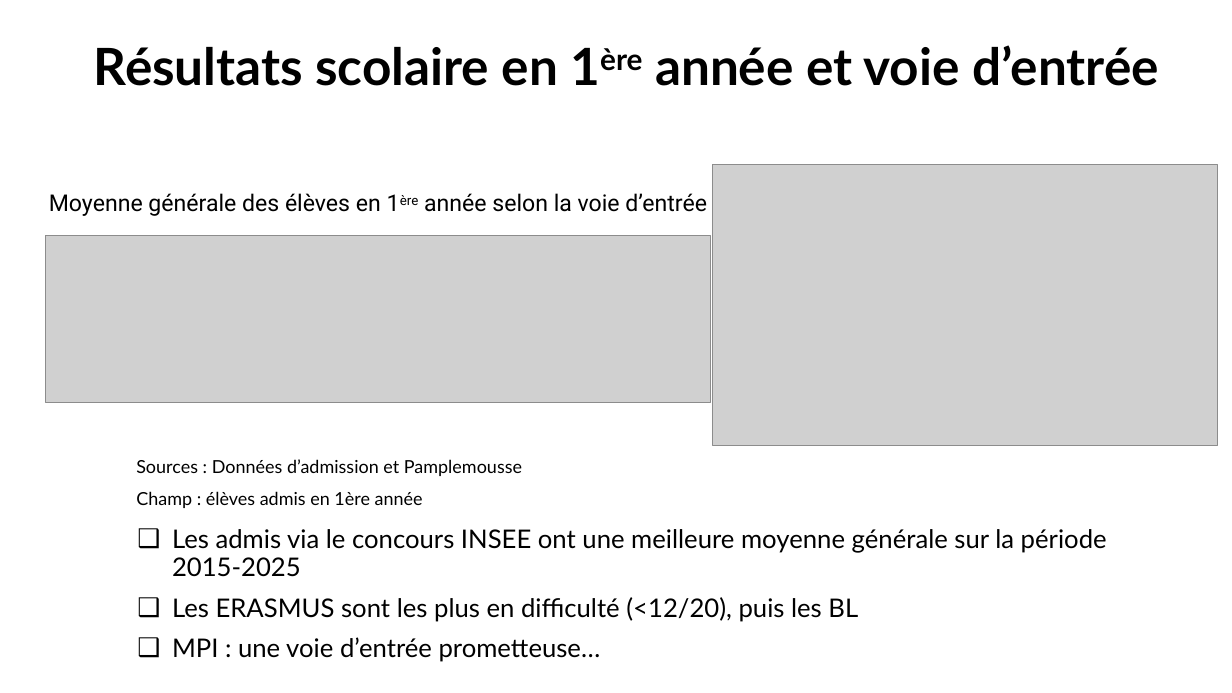
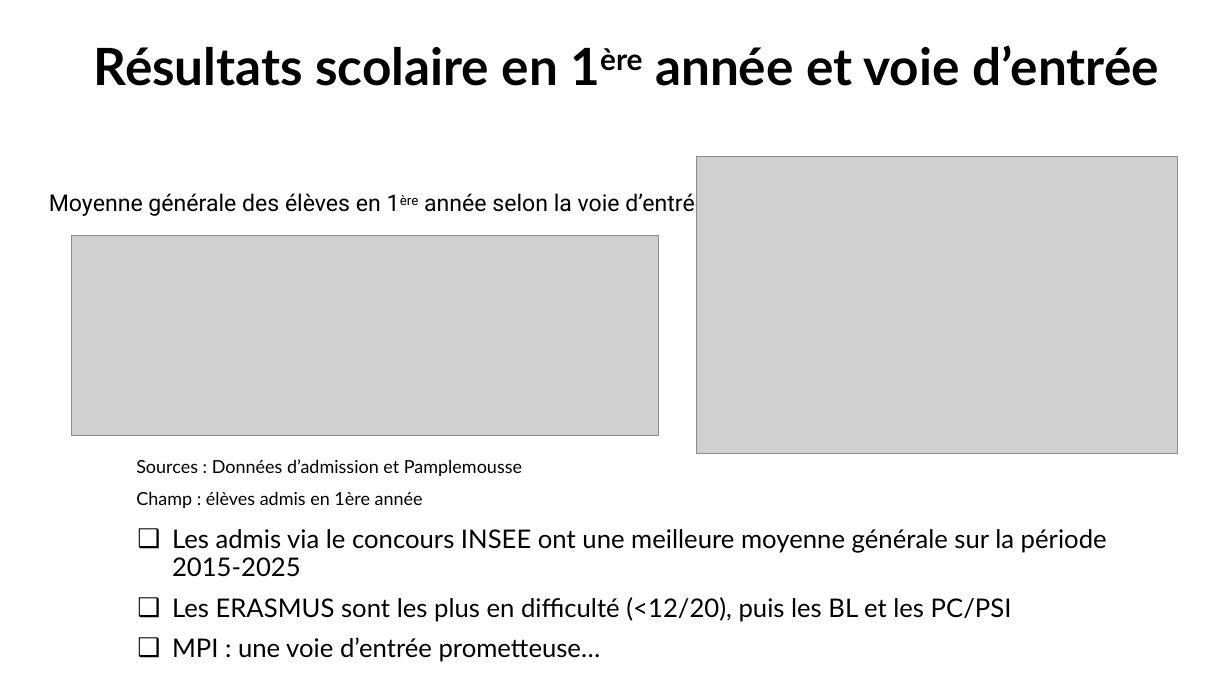
Before and after one commit to chlesieur/analyse_bdd_eleves_ensai, a slide deck: slide 9 of presentation/Presentation_trajectoires_etudiants_ENSAI.pptx (slide 6 before the commit). Drawn at 1232x693 pixels with LibreOffice and Linux fonts; fonts in the diff are those of the drawing; grey boxes stand for pictures; background and template pictures are left out. Boxes give left, top, right and bottom in pixels: in the first picture for what was removed or moved away, otherwise in the second. Text is boxed around its words. In the diff, an @@ line names an element or a change of style, - is before the commit and + after.

```diff
--- a/presentation/Presentation_trajectoires_etudiants_ENSAI.pptx
+++ b/presentation/Presentation_trajectoires_etudiants_ENSAI.pptx
@@ picture: place and size @@
-picture at (714, 165, 1218, 445)
+picture at (697, 157, 1177, 454)
@@ picture: place and size @@
-picture at (46, 236, 711, 403)
+picture at (71, 236, 659, 436)
@@ text at (172, 597, 1012, 622): text changed @@
-❑ Les ERASMUS sont les plus en difficulté (<12/20), puis les BL
+❑ Les ERASMUS sont les plus en difficulté (<12/20), puis les BL et les PC/PSI
```
Also in this commit, not shown: 8 other slides changed, 6 slides added, 9 other files.
